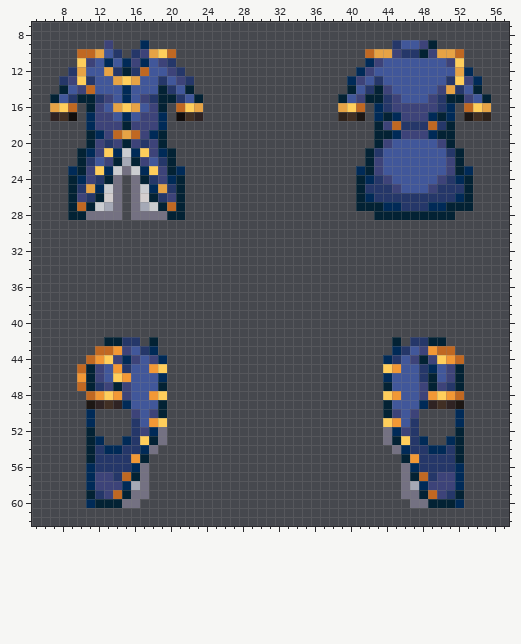
One commit to this pixel-art sprite: Resources/Textures/Clothing/Uniforms/Jumpskirt/capformaldress.rsi/equipped-INNERCLOTHING.png. The picture above is the old version.
The file is 64x64 pixels. Shown: x 5..57, y 7..62.
And afterwards:
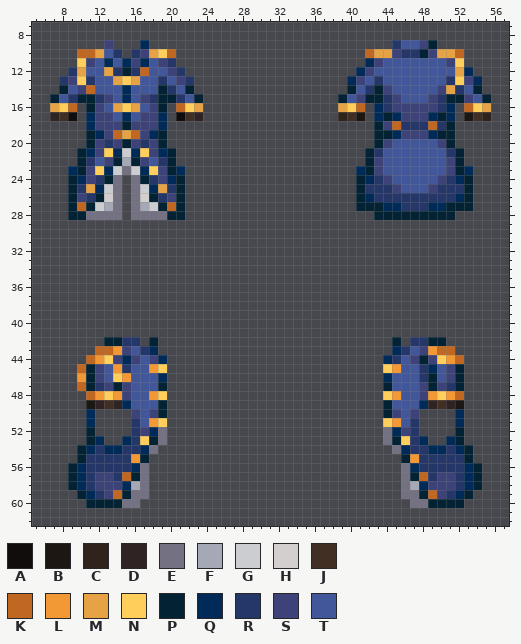
Palette (. is transparent): A #110d0c  B #1d1714  C #2f231c  D #2f2323  E #747182  F #a5a9b6  G #cbcdd1  H #d4cfcf  J #412f24  K #c06822  L #f29835  M #e6a345  N #ffce5b  P #032234  Q #002a57  R #253769  S #3d4379  T #41579a
What changed:
{"y":54,"x":10,"old":".P","new":"PQ"}
{"y":54,"x":52,"old":"P.","new":"QP"}
{"y":55,"x":10,"old":".P","new":"PR"}
{"y":55,"x":52,"old":"P.","new":"RP"}
{"y":56,"x":9,"old":"..Q","new":"PQR"}
{"y":56,"x":52,"old":"Q..","new":"RQP"}
{"y":57,"x":9,"old":"..Q","new":"PQR"}
{"y":57,"x":52,"old":"Q..","new":"RQP"}
{"y":58,"x":9,"old":"..Q","new":"PQR"}
{"y":58,"x":52,"old":"Q..","new":"RQP"}
{"y":59,"x":10,"old":".P","new":"PQ"}
{"y":59,"x":52,"old":"P.","new":"QP"}
{"y":60,"x":11,"old":"Q","new":"P"}
{"y":60,"x":52,"old":"Q","new":"P"}
